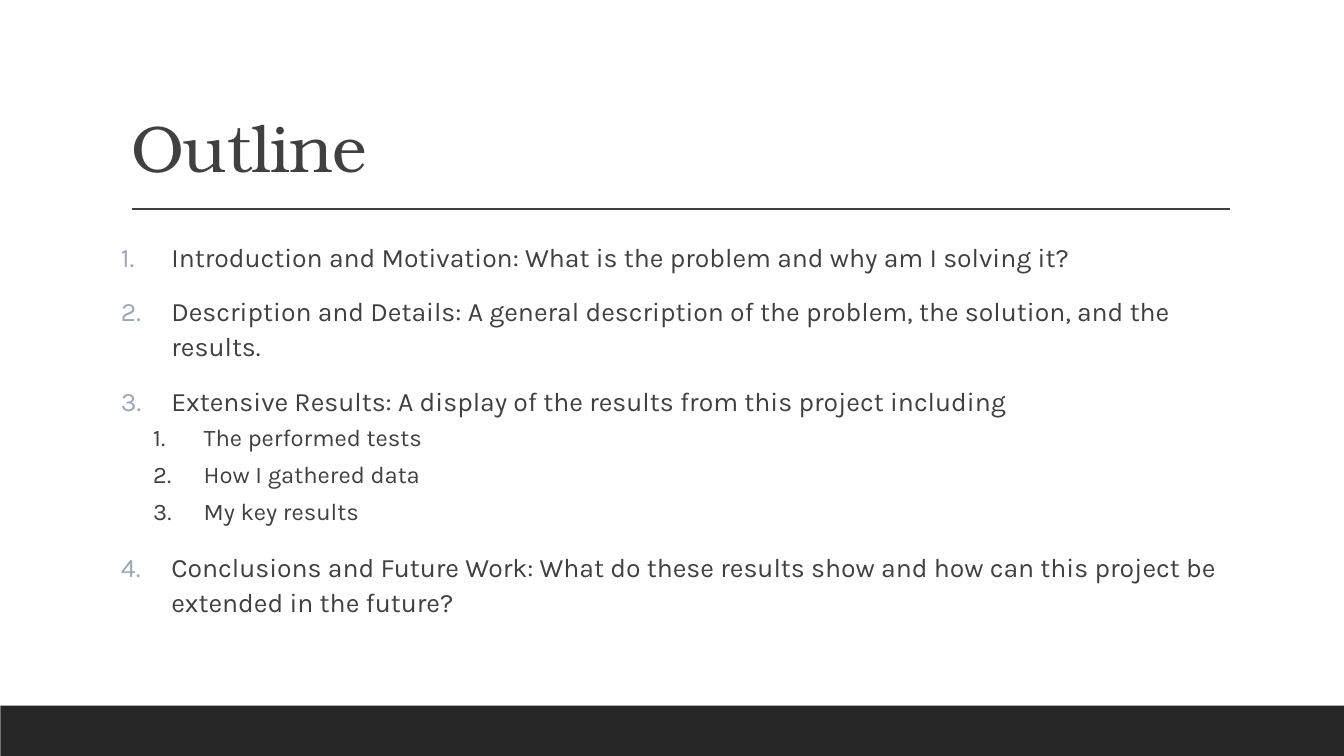
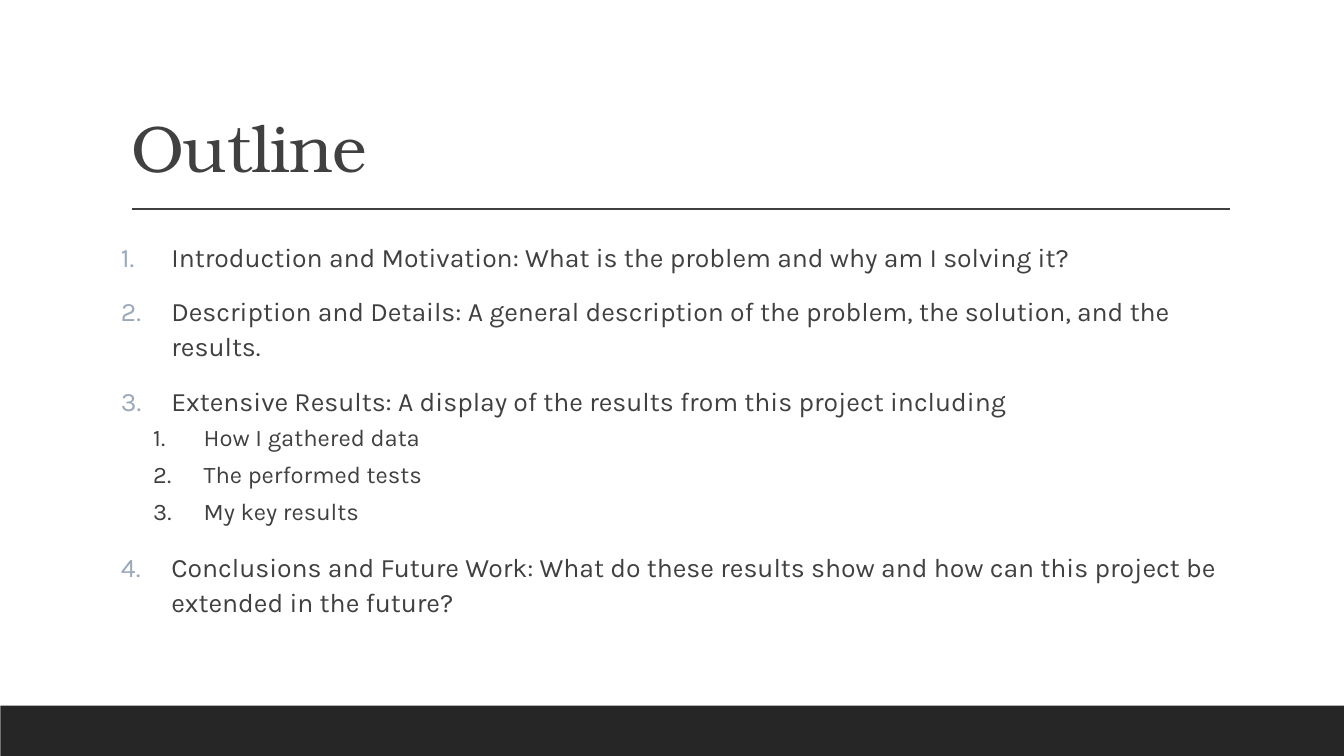
Before and after one commit to DesktopCoder1407/CS4267-MachineLearning, a slide deck: slide 2 of Project-Final Presentation-CS4267-Parker Smith.pptx. Drawn at 1344x756 pixels with LibreOffice and Linux fonts; fonts in the diff are those of the drawing. Boxes give left, top, right and bottom in pixels: in the first picture for what was removed or moved away, otherwise in the second. Text is boxed around its words. In the diff, an @@ line names an element or a change of style, - is before the commit and + after.

```diff
--- a/Project-Final Presentation-CS4267-Parker Smith.pptx
+++ b/Project-Final Presentation-CS4267-Parker Smith.pptx
@@ text at (x1=204, y1=429, x2=420, y2=452): paragraph added @@
+  1. How I gathered data
@@ text at (x1=204, y1=466, x2=420, y2=489): paragraph removed @@
-  2. How I gathered data
```
Also in this commit, not shown: 7 other slides changed, 4 slides added, 1 slide removed.
